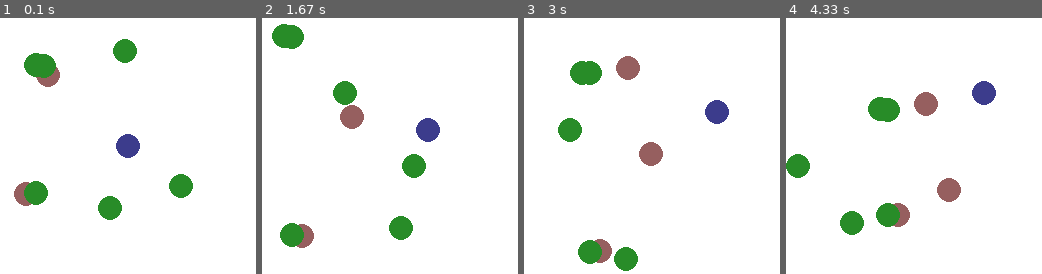
Above: before the commit, frames 1-4 (left to right).
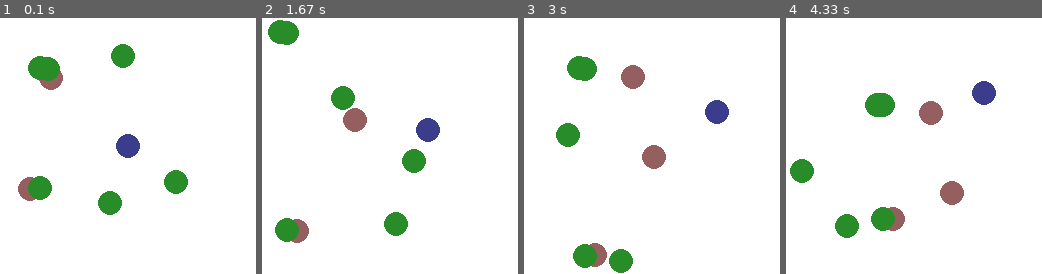
Above: after the commit, the same moments.

Repository: ntasfi/PyGame-Learning-Environment
Game: pygame game, started from ple/games/waterworld.py
The game is run twice, just before and just after one commit, with the same random seed, the same clock (stepped at 60 frames per second) and the same inputs.
Inputs:
- Up to frame 1 (0.1 s): no input
- Up to frame 2 (1.67 s): hold D 0.33-0.8 s; hold W 0.83-1.13 s; hold D 1.17-1.63 s
- Up to frame 3 (3 s): hold A 1.67-2.2 s; hold S 2.23-2.53 s; hold A 2.57-2.97 s
- Up to frame 4 (4.33 s): hold W 3-3.37 s; hold D 3.4-4.03 s; hold S from 4.07 s (still down)

The runs differ from the first frame. In frame 1, 2.5% of the frame differs, in the area x 5-76%, y 8-79%; in frame 2, 2.8%; in frame 3, 3.0%; in frame 4, 3.1%, in the area x 0-70%, y 28-86%.

Commit message:
Removed convert_alpha call, just need convert. Added pygame.display call before game init, should fix issues with games being called from PLE. Adjusted distance the creeps spawn from wall in waterworld

Diff:
--- a/ple/games/primitives.py
+++ b/ple/games/primitives.py
@@ -78,7 +78,7 @@
 
         image = pygame.Surface([w, h])
         image.fill( (10, 10, 10) )
-        self.image = image.convert_alpha()
+        self.image = image.convert()
 
         self.rect = self.image.get_rect()
         self.rect.center = pos
@@ -117,7 +117,7 @@
                 0
         )
 
-        self.image = image.convert_alpha()
+        self.image = image.convert()
         self.rect = self.image.get_rect()
         self.radius = radius
 
--- a/ple/games/waterworld.py
+++ b/ple/games/waterworld.py
@@ -96,8 +96,8 @@
 
         while len(creep_hits) > 0 and dist < 2.0:
             pos = (
-                int(uniform(self.CREEP_RADII[creep_type]*2.5, self.width-self.CREEP_RADII[creep_type]*2.5)),
-                int(uniform(self.CREEP_RADII[creep_type]*2.5, self.height-self.CREEP_RADII[creep_type]*2.5))
+                int(uniform(self.CREEP_RADII[creep_type]*3, self.width-self.CREEP_RADII[creep_type]*3)),
+                int(uniform(self.CREEP_RADII[creep_type]*3, self.height-self.CREEP_RADII[creep_type]*3))
             )
             dist = math.sqrt( (self.player.pos.x - pos[0])**2 + (self.player.pos.y - pos[1])**2 )
 
--- a/ple/ple.py
+++ b/ple/ple.py
@@ -60,6 +60,9 @@
 		self.previous_score = 0
 		self.frame_count = 0
 
+                #some games need a screen setup for convert images
+                pygame.display.set_mode((1,1), pygame.NOFRAME)
+
 		self.game.init()
 
                 self.state_preprocessor = state_preprocessor
